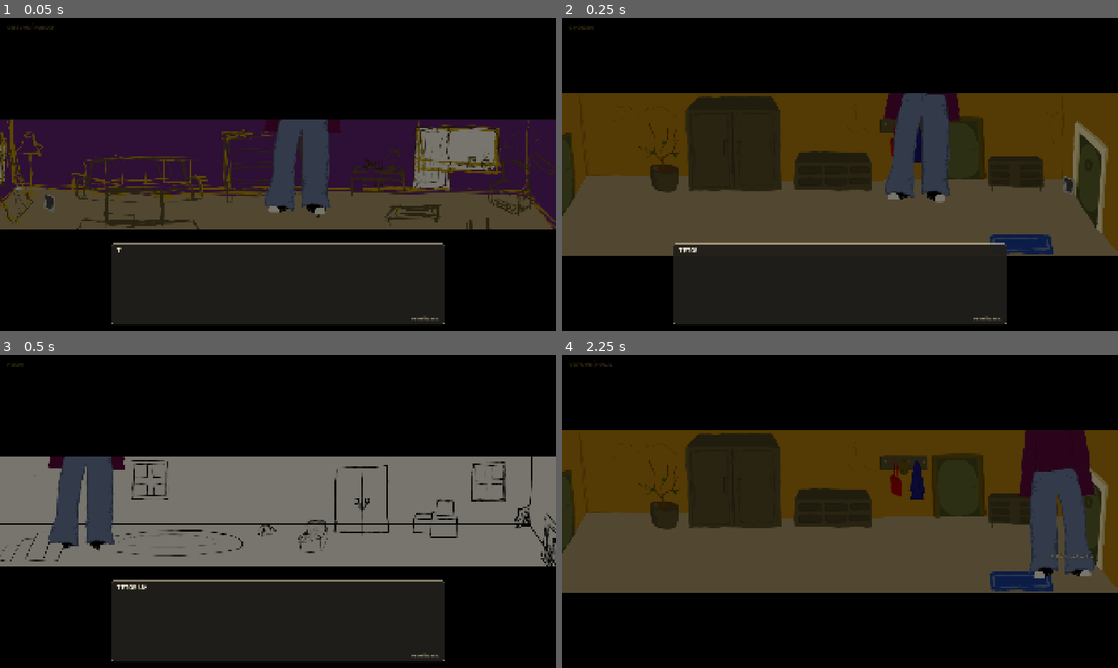
Above: before the commit, frames 1-4 (two rows, left to right).
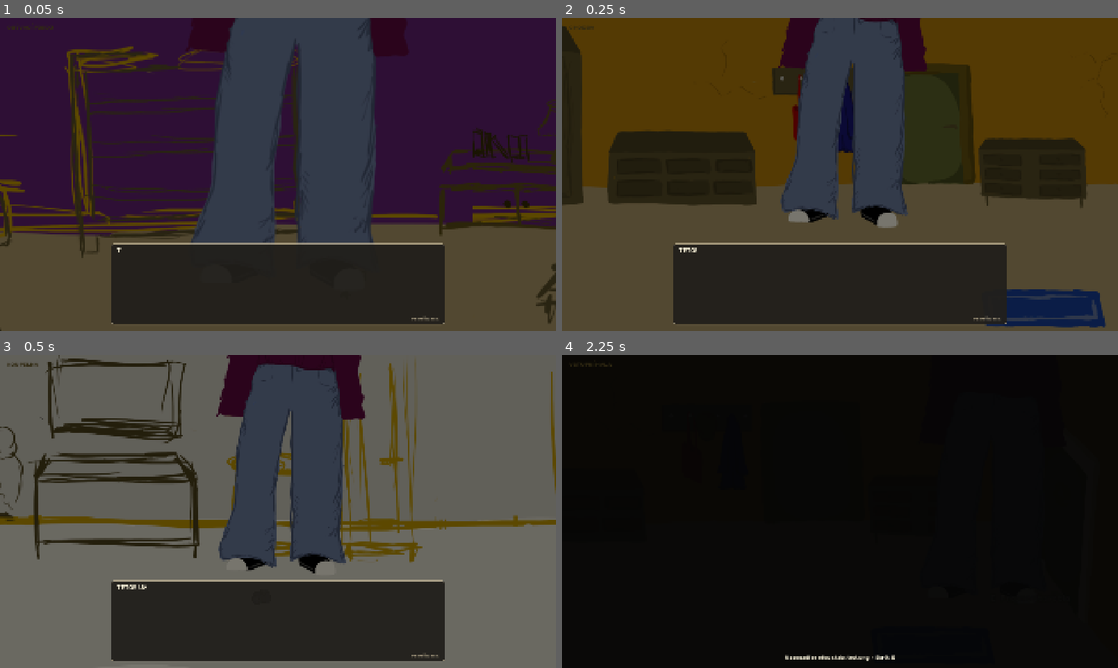
Above: after the commit, the same moments.

Repository: Sprotex/bechyne-game-jam-2026
Game: Godot game, scene res://scenes/testing/refactor_verification.tscn
Two runs of this game, one before a commit and one after it. Both use one fixed random seed, a clock stepped at 60 frames per second and the inputs below. This scene is started directly instead of the project's main scene. Sound files missing from this copy of the repository are replaced by a short silence.
Inputs:
- Up to frame 1 (0.05 s): no input
- Up to frame 2 (0.25 s): no input
- Up to frame 3 (0.5 s): no input
- Up to frame 4 (2.25 s): tap Enter at 0.5 s; hold D (move_right) 0.53-1.28 s; hold E (interact) 0.53-1.28 s; hold Escape (menu_back) 1.28-2 s; tap Space (toggle_music) at 1.35 s; click "ZPĚT" at 2 s

The runs differ from the first frame. In frame 1, 71% of the frame differs, in the area x 0-100%, y 0-100%; in frame 2, 57%; in frame 3, 65%; in frame 4, 51%.

Commit message:
Fit every room to viewport height with uniform camera zoom

Diff:
--- a/scripts/core/level.gd
+++ b/scripts/core/level.gd
@@ -213,7 +213,6 @@
 	var bounds := room.get_background_bounds()
 	if bounds.size.x <= 0.0 or bounds.size.y <= 0.0:
 		return
-	camera.zoom = Vector2.ONE
 	camera.limit_left = floori(bounds.position.x)
 	camera.limit_top = floori(bounds.position.y)
 	camera.limit_right = ceili(bounds.end.x)
@@ -239,16 +238,17 @@
 func get_world_render_rect() -> Rect2:
 	var viewport_size := get_viewport_rect().size
 	var bounds := room.get_background_bounds() if is_instance_valid(room) else Rect2()
-	var render_size := Vector2(
-		minf(viewport_size.x, bounds.size.x),
-		minf(viewport_size.y, bounds.size.y)
-	)
+	var render_size := bounds.size * ($Player/Camera2D as Camera2D).zoom
+	render_size = render_size.min(viewport_size)
 	return Rect2((viewport_size - render_size) * 0.5, render_size)
 
 func _update_world_frame() -> void:
 	if letterbox_bars.is_empty():
 		return
 	var viewport_size := get_viewport_rect().size
+	var bounds := room.get_background_bounds() if is_instance_valid(room) else Rect2()
+	if bounds.size.y > 0.0:
+		($Player/Camera2D as Camera2D).zoom = Vector2.ONE * viewport_size.y / bounds.size.y
 	var render_rect := get_world_render_rect()
 	_set_letterbox_bar("TopLetterbox", Rect2(0, 0, viewport_size.x, render_rect.position.y))
 	_set_letterbox_bar("BottomLetterbox", Rect2(0, render_rect.end.y, viewport_size.x, viewport_size.y - render_rect.end.y))
--- a/scripts/testing/camera_framing_verification.gd
+++ b/scripts/testing/camera_framing_verification.gd
@@ -29,10 +29,11 @@
 		var bounds := level.room.get_background_bounds()
 		var view_size := level.get_viewport_rect().size
 		var opening := level.get_world_render_rect()
-		var expected_size := Vector2(minf(view_size.x, bounds.size.x), room_case.height)
-		_check(opening.size == expected_size, "%s visible world opening is limited to native art size" % level.room.name)
+		var expected_zoom: float = view_size.y / room_case.height
+		var expected_size := Vector2(minf(view_size.x, bounds.size.x * expected_zoom), view_size.y)
+		_check(opening.size.is_equal_approx(expected_size), "%s artwork fills the viewport height" % level.room.name)
 		_check(opening.position == (view_size - opening.size) * 0.5, "%s world opening is centered in the window" % level.room.name)
-		_check(camera.zoom == Vector2.ONE, "%s camera keeps native 1x scale" % level.room.name)
+		_check(camera.zoom.is_equal_approx(Vector2.ONE * expected_zoom), "%s uniform camera zoom preserves art and collision proportions" % level.room.name)
 		var top := level.letterbox_bars["TopLetterbox"] as ColorRect
 		var bottom := level.letterbox_bars["BottomLetterbox"] as ColorRect
 		_check(top.color.a == 1.0 and top.size.y == opening.position.y, "%s top outside-art area is opaque" % level.room.name)
@@ -40,12 +41,12 @@
 		player.global_position = room_case.probe
 		await level.get_tree().process_frame
 		camera.force_update_scroll()
-		var half_opening := opening.size * 0.5
+		var half_opening := opening.size / camera.zoom * 0.5
 		var expected_x := clampf(player.global_position.x, bounds.position.x + half_opening.x, bounds.end.x - half_opening.x)
 		var expected_y := clampf(player.global_position.y, bounds.position.y + half_opening.y, bounds.end.y - half_opening.y)
 		var camera_center := camera.get_screen_center_position()
 		_check(absf(camera_center.x - expected_x) < 2.0 and absf(camera_center.y - expected_y) < 2.0, "%s camera follows within native image bounds" % level.room.name)
-		var visible_world := Rect2(camera_center - half_opening, opening.size)
+		var visible_world := Rect2(camera_center - half_opening, opening.size / camera.zoom)
 		var within_bounds := visible_world.position.x >= bounds.position.x - 0.5
 		within_bounds = within_bounds and visible_world.position.y >= bounds.position.y - 0.5
 		within_bounds = within_bounds and visible_world.end.x <= bounds.end.x + 0.5
@@ -55,6 +56,25 @@
 			var screenshot := Image.create(roundi(view_size.x), roundi(view_size.y), false, Image.FORMAT_RGBA8)
 			var photo := level._crop_photo_to_world_rect(screenshot)
 			_check(Vector2(photo.get_size()) == opening.size, "%s photo crop excludes the letterbox" % level.room.name)
+		await _check_resizing(level)
+
+
+func _check_resizing(level: Level) -> void:
+	var window := level.get_window()
+	var original_size := window.size
+	var bounds := level.room.get_background_bounds()
+	var camera := level.get_node("Player/Camera2D") as Camera2D
+	for window_size in [Vector2i(1280, 720), Vector2i(1000, 1000), Vector2i(2560, 1080)]:
+		window.size = window_size
+		await level.get_tree().process_frame
+		await level.get_tree().process_frame
+		var viewport_size := level.get_viewport_rect().size
+		_check(camera.zoom.is_equal_approx(Vector2.ONE * viewport_size.y / bounds.size.y), "%s resize to %s recalculates uniform height-fit zoom" % [level.room.name, window_size])
+		_check(is_equal_approx(level.get_world_render_rect().size.y, viewport_size.y), "%s resize keeps the full room height visible" % level.room.name)
+		_check(level.room.get_background_bounds() == bounds, "%s resize preserves world geometry and collision coordinates" % level.room.name)
+	window.size = original_size
+	await level.get_tree().process_frame
+	await level.get_tree().process_frame
 
 
 func _check(condition: bool, description: String) -> void:
--- a/scripts/testing/refactor_verification.gd
+++ b/scripts/testing/refactor_verification.gd
@@ -132,7 +132,7 @@
 		_check(background.texture.get_size() == expected_size, "%s texture matches its native source dimensions" % room.name)
 		_check(background.scale == Vector2.ONE and background.global_transform.get_scale().is_equal_approx(Vector2.ONE), "%s background transform stays at native scale" % room.name)
 		_check(bounds.size == expected_size, "%s camera bounds use the native image extents" % room.name)
-		_check(camera.zoom == Vector2.ONE, "%s camera does not zoom the background to fit the viewport" % room.name)
+		_check(camera.zoom.is_equal_approx(Vector2.ONE * level.get_viewport_rect().size.y / bounds.size.y), "%s camera fits the room height uniformly" % room.name)
 		_check(camera.limit_left == floori(bounds.position.x) and camera.limit_top == floori(bounds.position.y) and camera.limit_right == ceili(bounds.end.x) and camera.limit_bottom == ceili(bounds.end.y), "%s camera limits match the native image edges" % room.name)
 		_check(room.has_node("RoomWalls") and room.get_node("RoomWalls").get_child_count() >= 4, "%s builds its authored outline collisions" % room.name)
 		_check(room.has_node("FurnitureCollisions") and room.get_node("FurnitureCollisions").get_child_count() > 0, "%s has room-specific furniture collisions" % room.name)
@@ -251,13 +251,13 @@
 	await get_tree().create_timer(0.32).timeout
 	_check(level.room.room_title == "CHODBA", "entrance exit loads hall")
 	_check(level.get_node("Player") != null, "player stays in the level across room transitions")
-	_check(level.get_world_render_rect().size.y == 563.0, "transition updates the visible room height to hall artwork")
+	_check(is_equal_approx(level.get_world_render_rect().size.y, level.get_viewport_rect().size.y), "transition fills viewport height with hall artwork")
 	_check(level.player_controls_enabled(), "fade completion restores controls")
 	level.request_room_transition("res://scenes/rooms/main_entrance.tscn", "from_hall")
 	await get_tree().create_timer(0.32).timeout
 	_check(level.room.room_title == "VSTUPNÍ HALA", "reverse exit returns to entrance")
 	_check(level.get_node("Player").global_position == Vector2(240, 440), "arrival marker positions player at the west doorway")
-	_check(level.get_world_render_rect().size.y == 563.0, "transition restores the native entrance frame")
+	_check(is_equal_approx(level.get_world_render_rect().size.y, level.get_viewport_rect().size.y), "transition fills viewport height with entrance artwork")
 	var player: CharacterBody2D = level.get_node("Player")
 	player.global_position = Vector2(170, 440)
 	Input.action_press("move_left")
